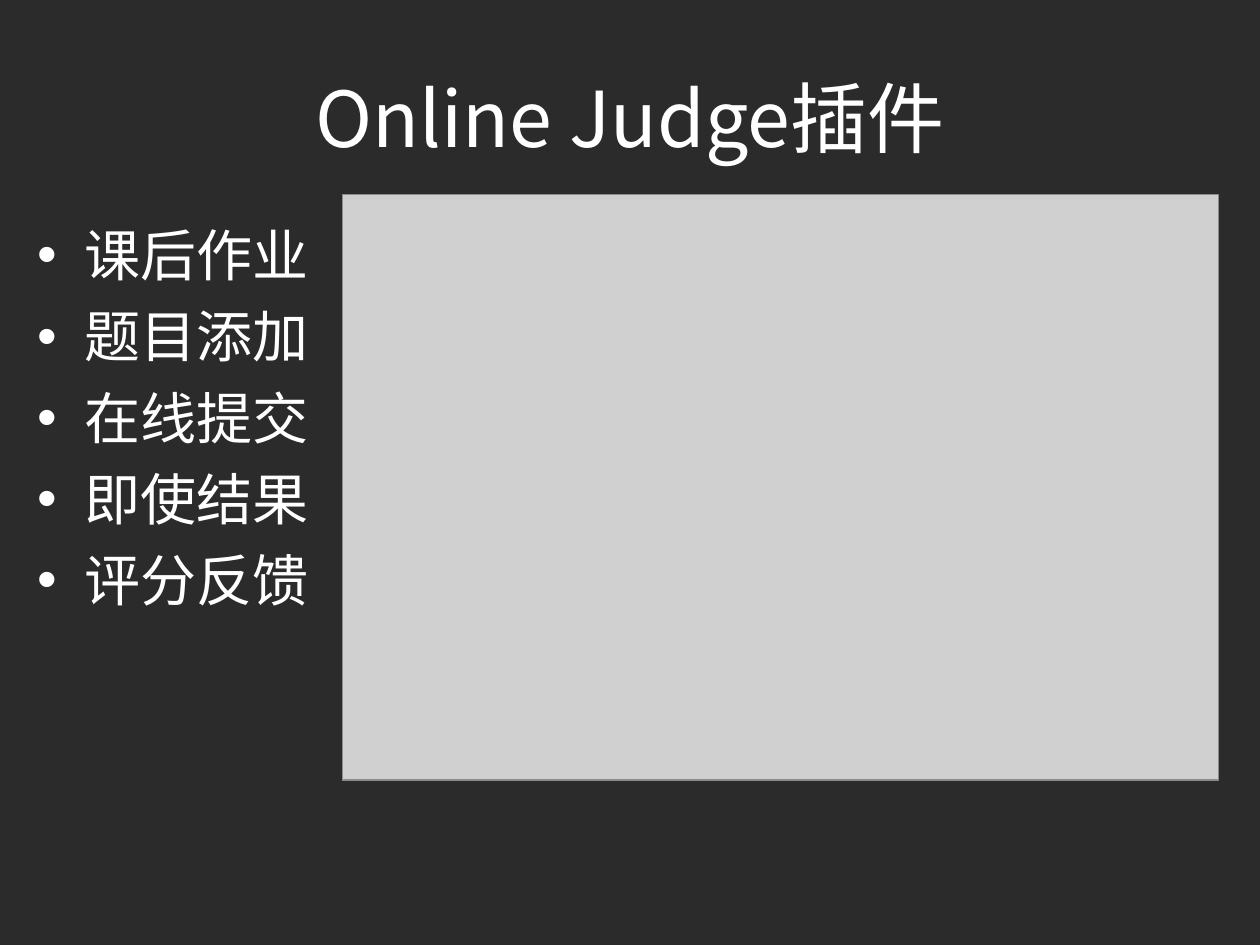
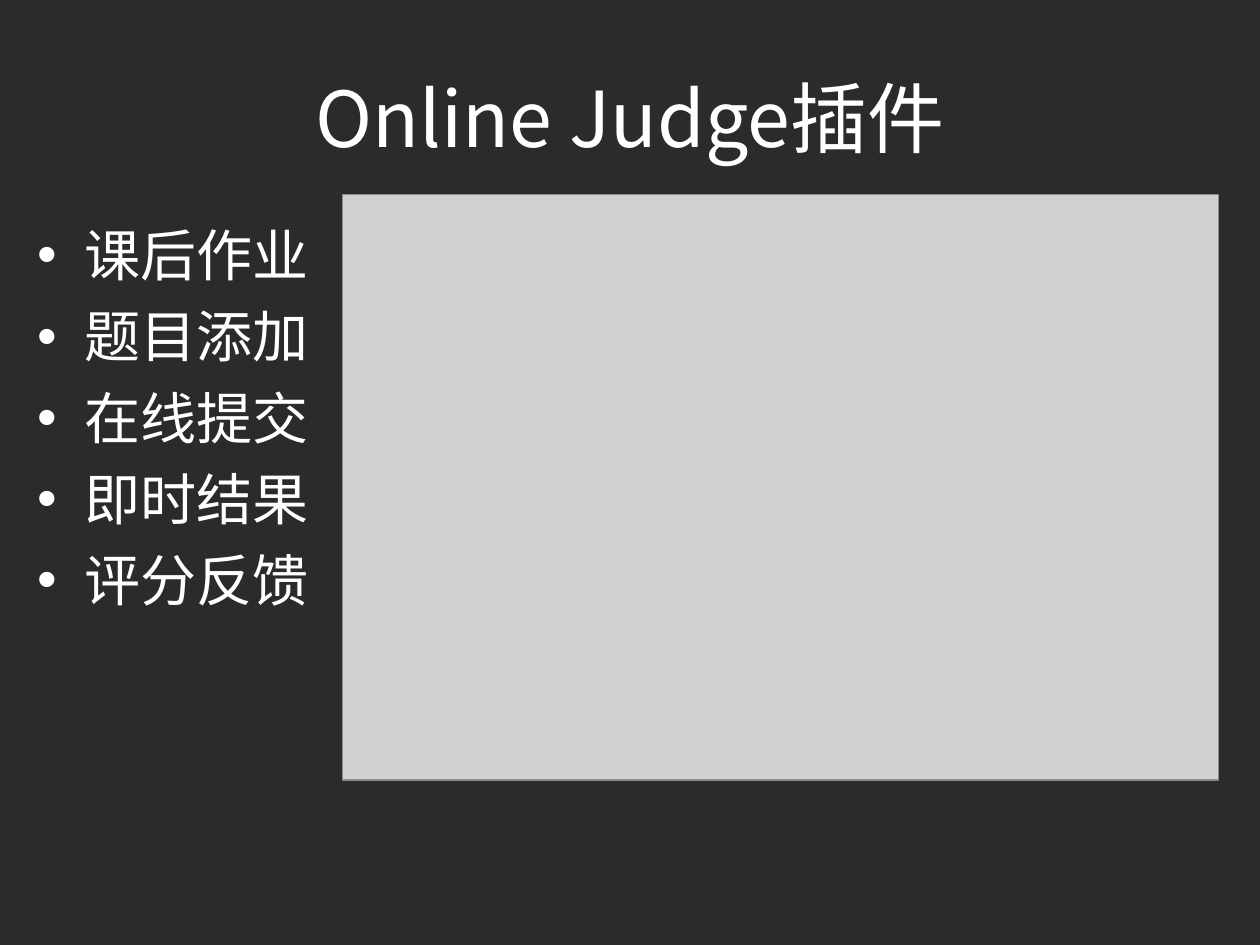
Before and after one commit to zhblue/zjicm2011, a slide deck: slide 10 of Moodle/答辩.ppt. Drawn at 1260x945 pixels with LibreOffice and Linux fonts; fonts in the diff are those of the drawing; grey boxes stand for pictures; background and template pictures are left out; a plain dark background stands for a picture behind light text. Boxes give left, top, right and bottom in pixels: in the first picture for what was removed or moved away, otherwise in the second. Text is boxed around its words. In the diff, an @@ line names an element or a change of style, - is before the commit and + after.

```diff
--- a/Moodle/答辩.ppt
+++ b/Moodle/答辩.ppt
@@ text at (84, 473, 308, 525): text changed @@
-• 即使结果
+• 即时结果
```
